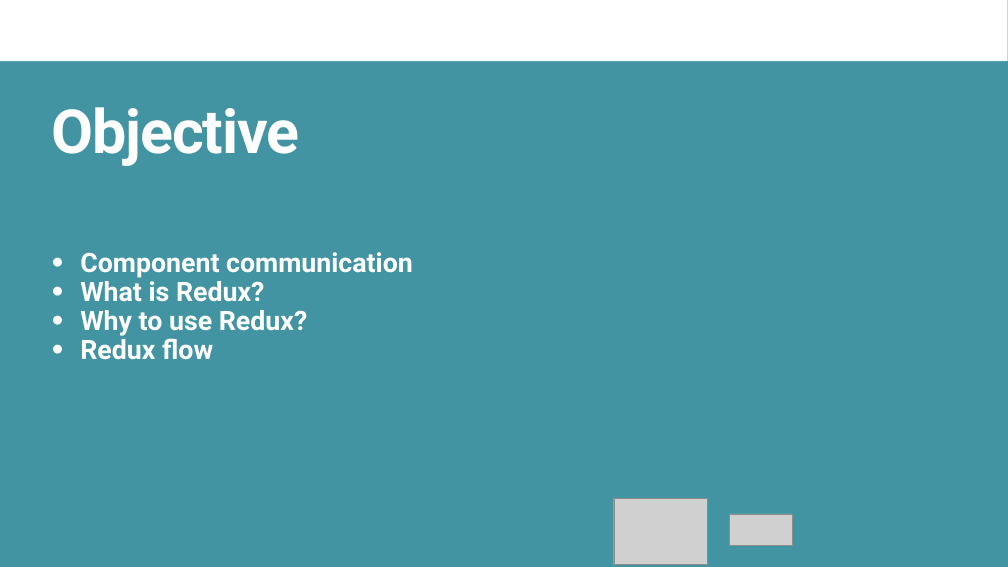
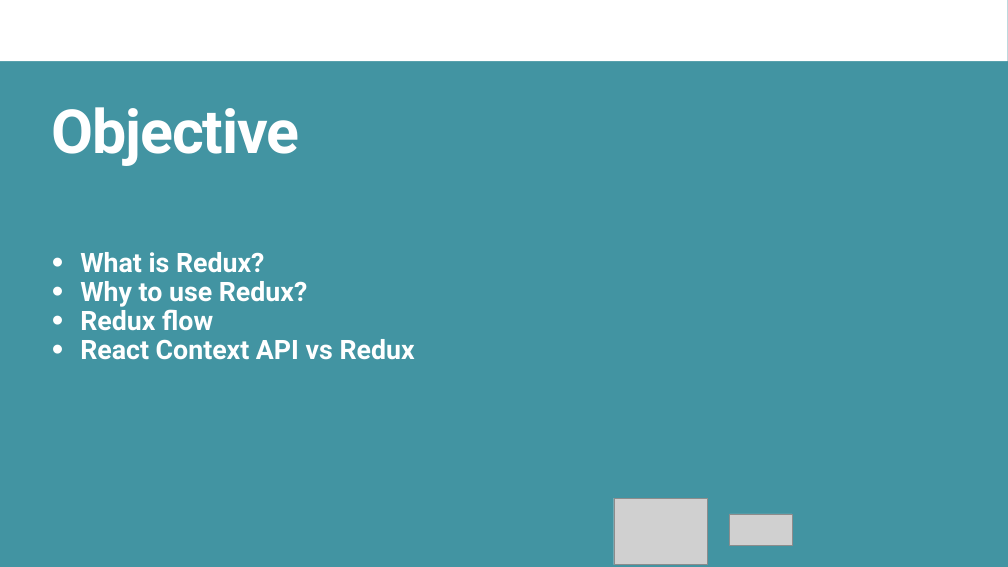
Before and after one commit to JS-RUH-1/React-Lessons, a slide deck: slide 2 of Redux.pptx. Drawn at 1008x567 pixels with LibreOffice and Linux fonts; fonts in the diff are those of the drawing; grey boxes stand for pictures; background and template pictures are left out. Boxes give left, top, right and bottom in pixels: in the first picture for what was removed or moved away, otherwise in the second. Text is boxed around its words. In the diff, an @@ line names an element or a change of style, - is before the commit and + after.

```diff
--- a/Redux.pptx
+++ b/Redux.pptx
@@ subtitle at (x1=80, y1=252, x2=413, y2=278): paragraph removed @@
-• Component communication
@@ subtitle at (x1=80, y1=339, x2=415, y2=360): paragraph added @@
+• React Context API vs Redux
```
Also in this commit, not shown: 3 slides added, 4 slides removed, 3 other files.
